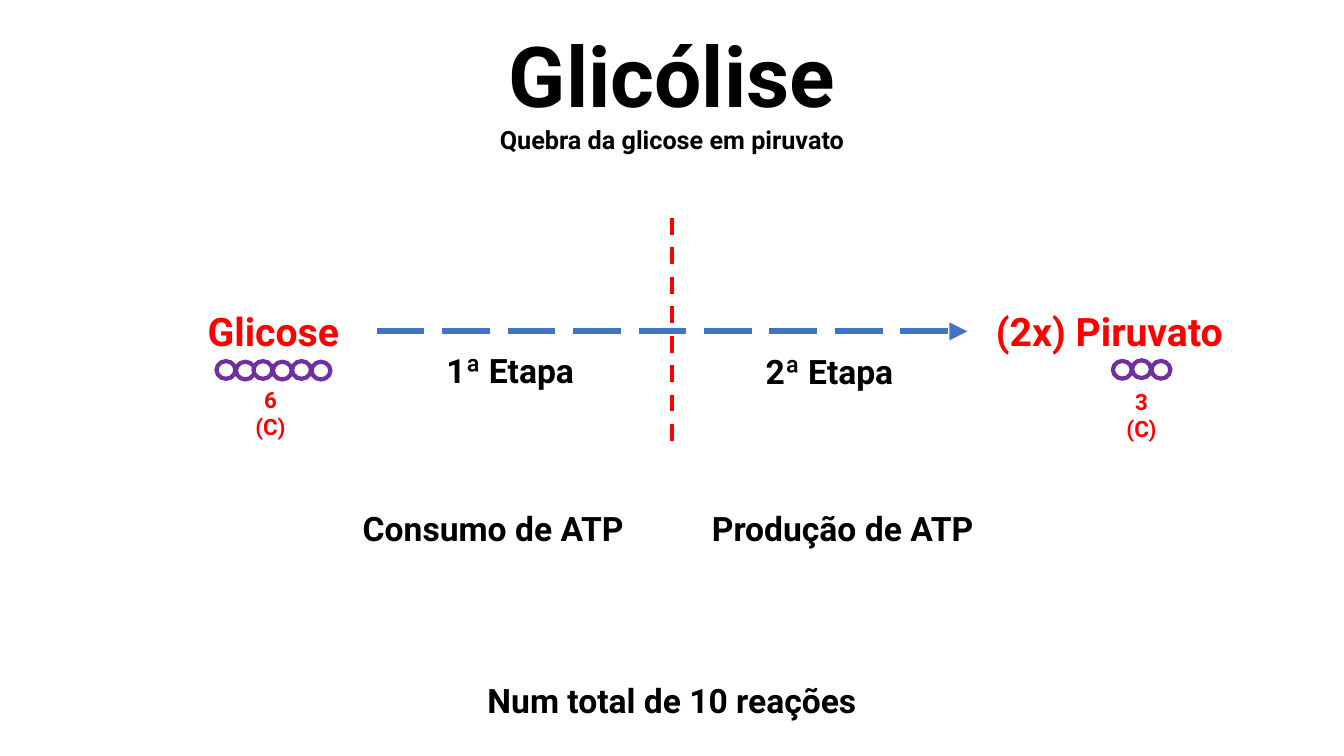
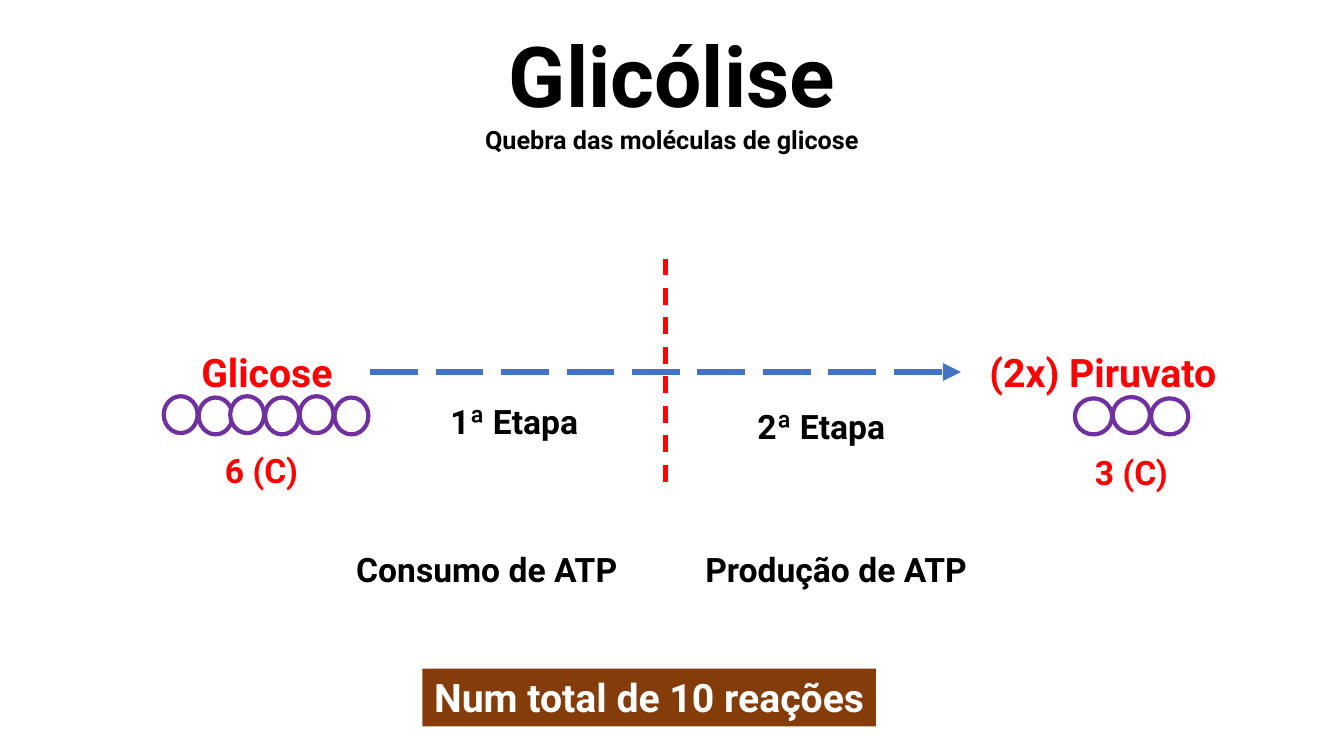
Before and after one commit to daniloasdotcom/Bioquimica-com-Danilo, a slide deck: slide 2 of static/aulas/glicolise.pptx (slide 3 before the commit). Drawn at 1344x756 pixels with LibreOffice and Linux fonts; fonts in the diff are those of the drawing. Boxes give left, top, right and bottom in pixels: in the first picture for what was removed or moved away, otherwise in the second. Text is boxed around its words. In the diff, an @@ line names an element or a change of style, - is before the commit and + after.

```diff
--- a/static/aulas/glicolise.pptx
+++ b/static/aulas/glicolise.pptx
@@ text at box(485, 130, 859, 155): text changed @@
-Quebra da glicose em piruvato
+Quebra das moléculas de glicose
@@ line moved from (673, 218) - (673, 445) to (665, 259) - (665, 486) @@
@@ 4 texts, 1 arrow: place and size @@
-4 texts, 1 arrow at box(208, 315, 1223, 549)
+4 texts, 1 arrow at box(201, 356, 1216, 590)
@@ ellipse: place and size @@
-ellipse at box(217, 361, 236, 379)
+ellipse at box(163, 396, 198, 434)
@@ ellipse: place and size @@
-ellipse at box(236, 362, 255, 380)
+ellipse at box(199, 397, 233, 435)
@@ ellipse: place and size @@
-ellipse at box(253, 361, 272, 379)
+ellipse at box(230, 396, 264, 434)
@@ ellipse: place and size @@
-ellipse at box(273, 362, 292, 380)
+ellipse at box(265, 397, 299, 435)
@@ ellipse: place and size @@
-ellipse at box(292, 361, 312, 379)
+ellipse at box(299, 396, 334, 434)
@@ ellipse: place and size @@
-ellipse at box(312, 362, 331, 380)
+ellipse at box(335, 397, 369, 435)
@@ text "1ª Etapa": place and size @@
-text "1ª Etapa" at box(446, 358, 574, 390)
+text "1ª Etapa" at box(450, 409, 578, 441)
@@ text "2ª Etapa": place and size @@
-text "2ª Etapa" at box(766, 359, 893, 391)
+text "2ª Etapa" at box(757, 414, 885, 446)
@@ ellipse: place and size @@
-ellipse at box(1113, 361, 1132, 379)
+ellipse at box(1075, 398, 1112, 435)
@@ ellipse: place and size @@
-ellipse at box(1132, 360, 1151, 378)
+ellipse at box(1113, 397, 1150, 434)
@@ ellipse: place and size @@
-ellipse at box(1151, 361, 1171, 379)
+ellipse at box(1151, 398, 1189, 435)
@@ text "6 (C)" at box(225, 456, 298, 491): size 16 to 24 pt @@
@@ text "6 (C)": place and size @@
-text "6 (C)" at box(255, 392, 285, 440)
+text "6 (C)" at box(225, 456, 298, 491)
@@ text "3 (C)": place and size @@
-text "3 (C)" at box(1126, 394, 1156, 442)
+text "3 (C)" at box(1095, 458, 1168, 493)
@@ text "3 (C)" at box(1095, 458, 1168, 493): size 16 to 24 pt @@
@@ rectangle "Num total de 10 reações": place and size @@
-rectangle "Num total de 10 reações" at box(487, 687, 856, 721)
+rectangle "Num total de 10 reações" at box(422, 668, 876, 726)
@@ rectangle "Num total de 10 reações" at box(422, 668, 876, 726): size 24 to 28 pt, text colour #000000 to #FFFFFF; fill none to #843C0B @@
```
Also in this commit, not shown: 18 other slides changed, 1 other file.
